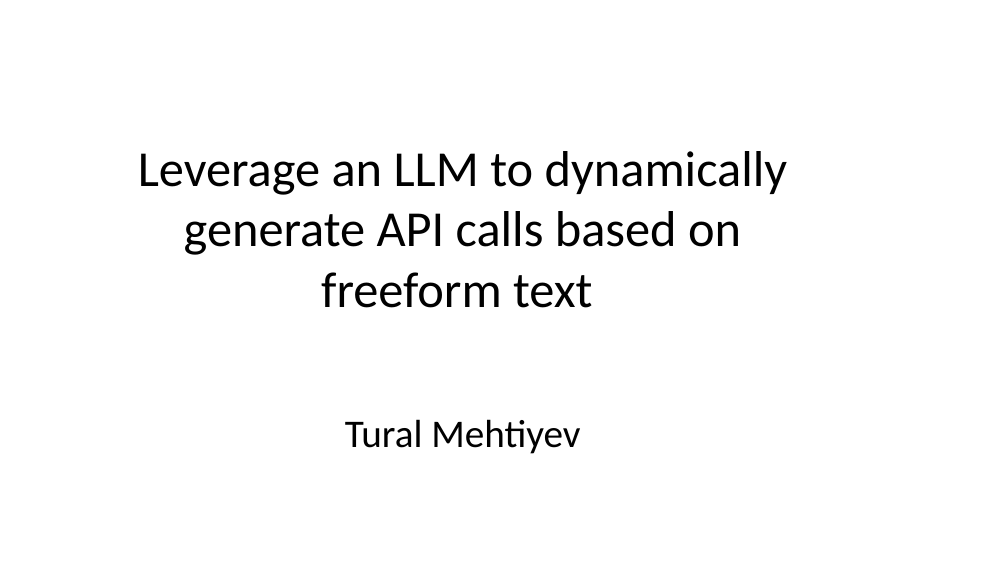
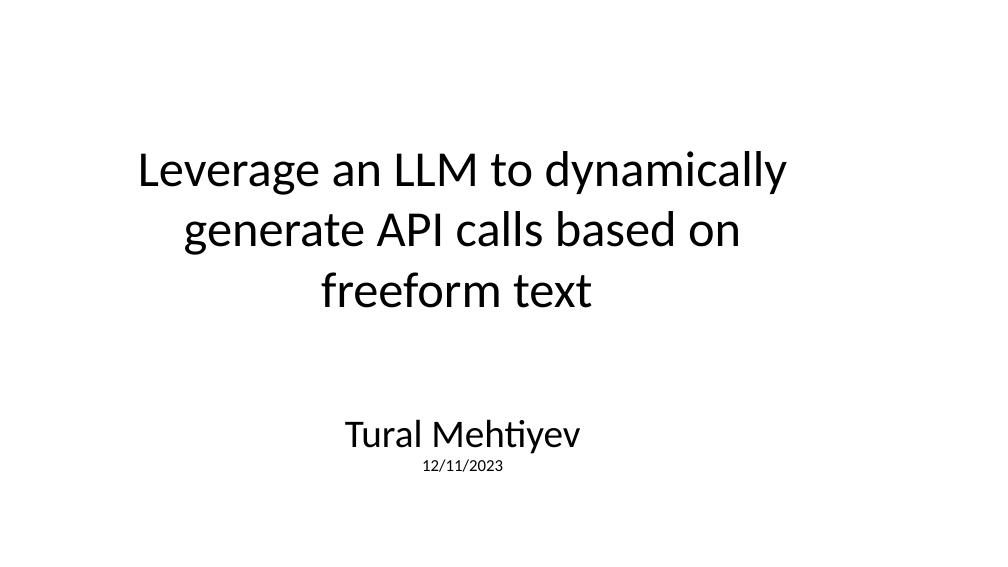
Before and after one commit to tmehtiyev2019/llm-api-tm, a slide deck: slide 1 of Project Presentation-Tural Mehtiyev.pptx. Drawn at 1008x567 pixels with LibreOffice and Linux fonts; fonts in the diff are those of the drawing; background and template pictures are left out. Boxes give left, top, right and bottom in pixels: in the first picture for what was removed or moved away, otherwise in the second. Text is boxed around its words. In the diff, an @@ line names an element or a change of style, - is before the commit and + after.

```diff
--- a/Project Presentation-Tural Mehtiyev.pptx
+++ b/Project Presentation-Tural Mehtiyev.pptx
@@ text at [422, 459, 503, 472]: paragraph added @@
+12/11/2023
```
Also in this commit, not shown: 3 other slides changed, 7 slides added, 5 slides removed.
